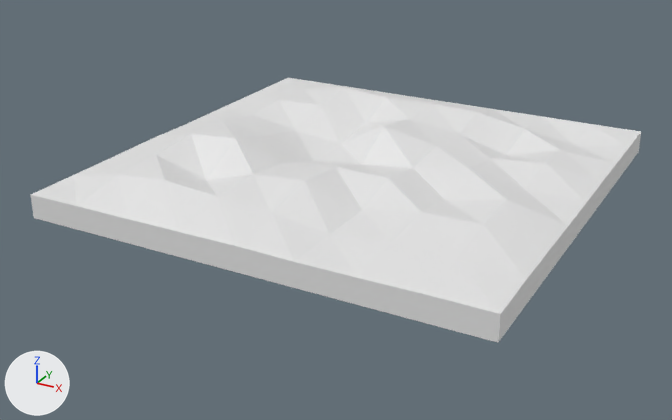
A saved change to the FBX model Assets/AAA/Models/wall.fbx.
Before and after are seen from a 50 mm camera at (1.77, -3.46, 1.57) aimed at (-0.06, -0.13, -0.1). The axes (+X, +Y, +Z) are drawn at lower left. The lights are the same throughout.

The scene before the commit, as lines of its bpy script (objects in view):
```python
me_plane_001 = bpy.data.meshes.new('Plane.001')
me_plane_001.from_pydata(...)  # 85 vertices, 133 faces; spans x -1.0..1.0, y -1.0..1.0, z 0.0..0.2
ob_plane = bpy.data.objects.new('Plane', me_plane_001)
ob_plane.location = (0.0, 0.0, 0.0)
```
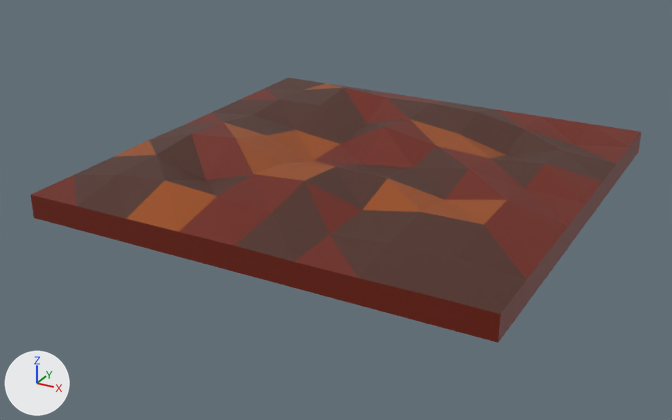
Commit message: update and add material and model

Location of each change, [x1, y1, x2, y2] in pixels of the pictures (672 x 420 px):
part 1 of me_plane_001, recoloured (white to brown): [31, 88, 641, 343] in both
part 2 of me_plane_001, recoloured (white to brown): [114, 123, 339, 181] in both
part 3 of me_plane_001, recoloured (white to brown): [363, 178, 507, 224] in both
part 4 of me_plane_001, recoloured (white to brown): [410, 119, 505, 158] in both
part 5 of me_plane_001, recoloured (white to brown): [126, 180, 217, 232] in both
part 6 of me_plane_001, recoloured: [305, 83, 343, 90] in both
part 7 of me_plane_001, recoloured (white to brown): [74, 78, 616, 314] in both

Diff of the bpy script that builds the scene:
```diff
--- a/Assets/AAA/Models/wall.fbx.py
+++ b/Assets/AAA/Models/wall.fbx.py
@@ mat_material_008 @@
+mat_material_008 = principled_material('Material.008')
+mat_material_008.base_color = (0.313, 0.0638, 0.0)  # brown #984700
@@ mat_material_006 @@
+mat_material_006 = principled_material('Material.006')
+mat_material_006.base_color = (0.15, 0.0099, 0.0)  # brown #6c1900
@@ mat_material_009 @@
+mat_material_009 = principled_material('Material.009')
+mat_material_009.base_color = (0.072, 0.0186, 0.00922)  # brown #4c2518
@@ me_plane_001 @@
 me_plane_001.from_pydata(...)  # 85 vertices, 133 faces; spans x -1.0..1.0, y -1.0..1.0, z 0.0..0.2
 # used by ob_plane; location = (0.0, 0.0, 0.0)
+# me_plane_001 part 1: 45 of the faces centred in x -1.0..1.0, y -1.0..1.0, z 0.0..0.18 switch from no material to mat_material_006 (brown #6c1900)
+# me_plane_001 part 2: 10 of the faces centred in x -0.92..-0.09, y -0.42..0.17, z 0.07..0.17 switch from no material to mat_material_008 (brown #984700)
+# me_plane_001 part 3: 4 of the faces centred in x 0.33..0.67, y -0.41..-0.33, z 0.14 switch from no material to mat_material_008 (brown #984700)
+# me_plane_001 part 4: 3 of the faces centred in x 0.17..0.42, y 0.34..0.42, z 0.1..0.14 switch from no material to mat_material_008 (brown #984700)
+# me_plane_001 part 5: 2 of the faces centred in x -0.42..-0.33, y -0.92..-0.84, z 0.13..0.15 switch from no material to mat_material_008 (brown #984700)
+# me_plane_001 part 6: 1 of the faces centred in x -0.67, y 0.83, z 0.14 switch from no material to mat_material_008 (brown #984700)
+# me_plane_001 part 7: 68 of the faces centred in x -0.92..0.92, y -0.92..0.92, z 0.1..0.16 switch from no material to mat_material_009 (brown #4c2518)
```
